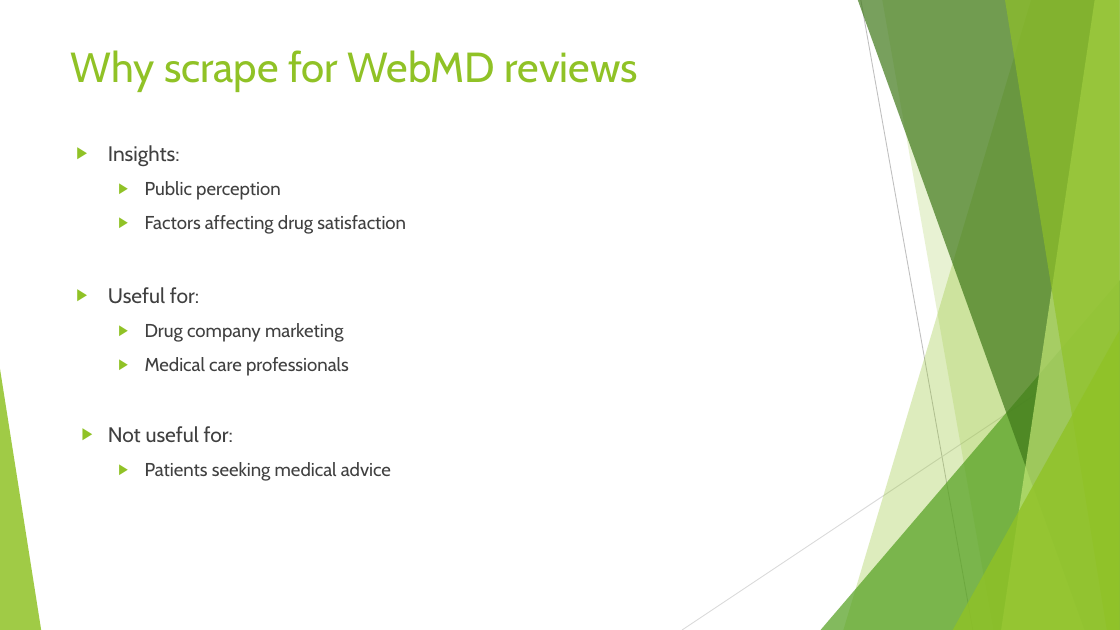
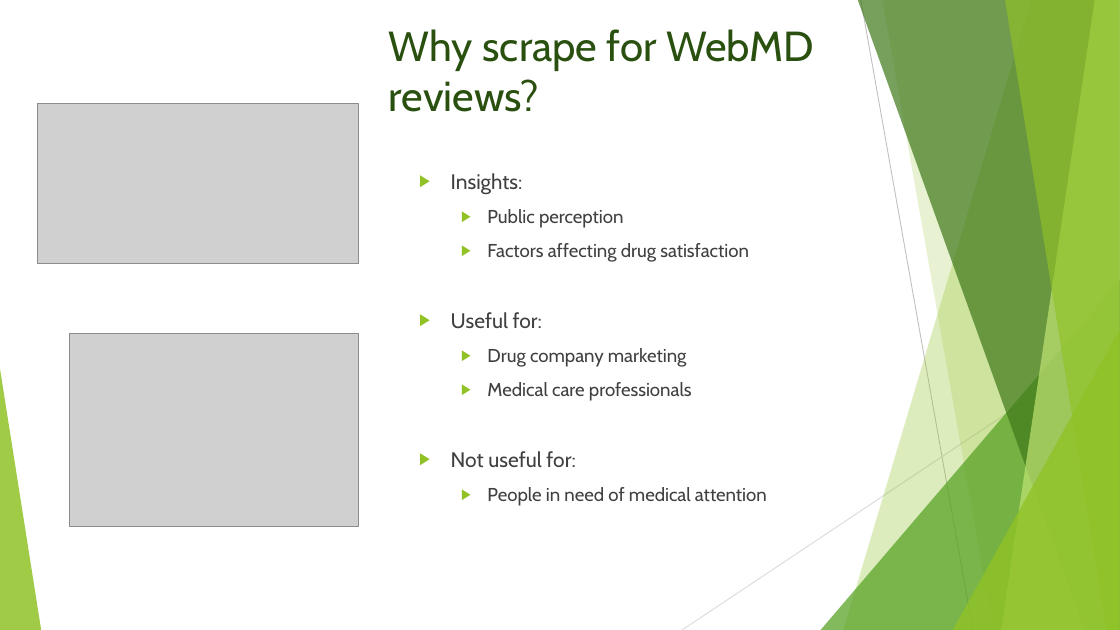
Before and after one commit to chinm0818/WebMDScrape, a slide deck: slide 2 of pres.pptx (slide 3 before the commit). Drawn at 1120x630 pixels with LibreOffice and Linux fonts; fonts in the diff are those of the drawing; grey boxes stand for pictures. Boxes give left, top, right and bottom in pixels: in the first picture for what was removed or moved away, otherwise in the second. Text is boxed around its words. In the diff, an @@ line names an element or a change of style, - is before the commit and + after.

```diff
--- a/pres.pptx
+++ b/pres.pptx
@@ title at (389,29,814,112): text changed; text colour #90C226 to #2A5010 @@
-Why scrape for WebMD reviews
+Why scrape for WebMD reviews?
@@ picture added at (38,103,359,264) @@
@@ text "Insights:": place and size @@
-text "Insights:" at (108,145,406,481)
+text "Insights:" at (451,173,767,506)
@@ picture added at (69,334,359,527) @@
@@ text at (451,451,575,467): indent changed @@
@@ text at (487,487,767,506): text changed @@
-  ▶ Patients seeking medical advice
+  ▶ People in need of medical attention
```
Also in this commit, not shown: 5 other slides changed, 9 slides added, 1 slide removed, 22 other files.
